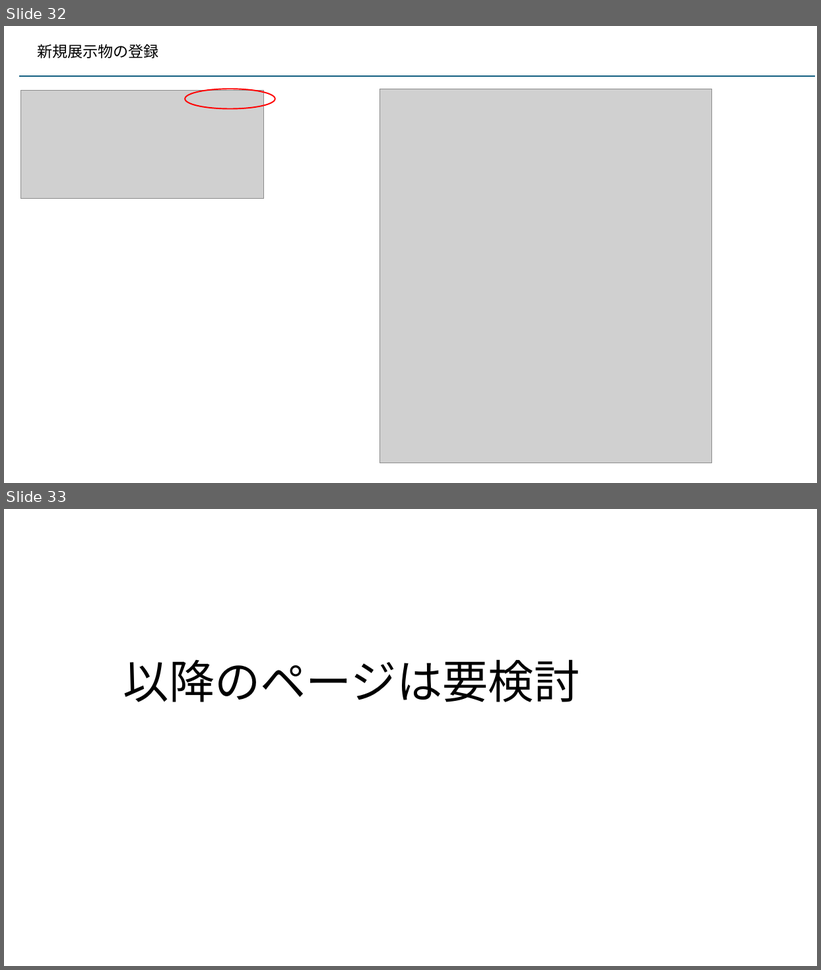
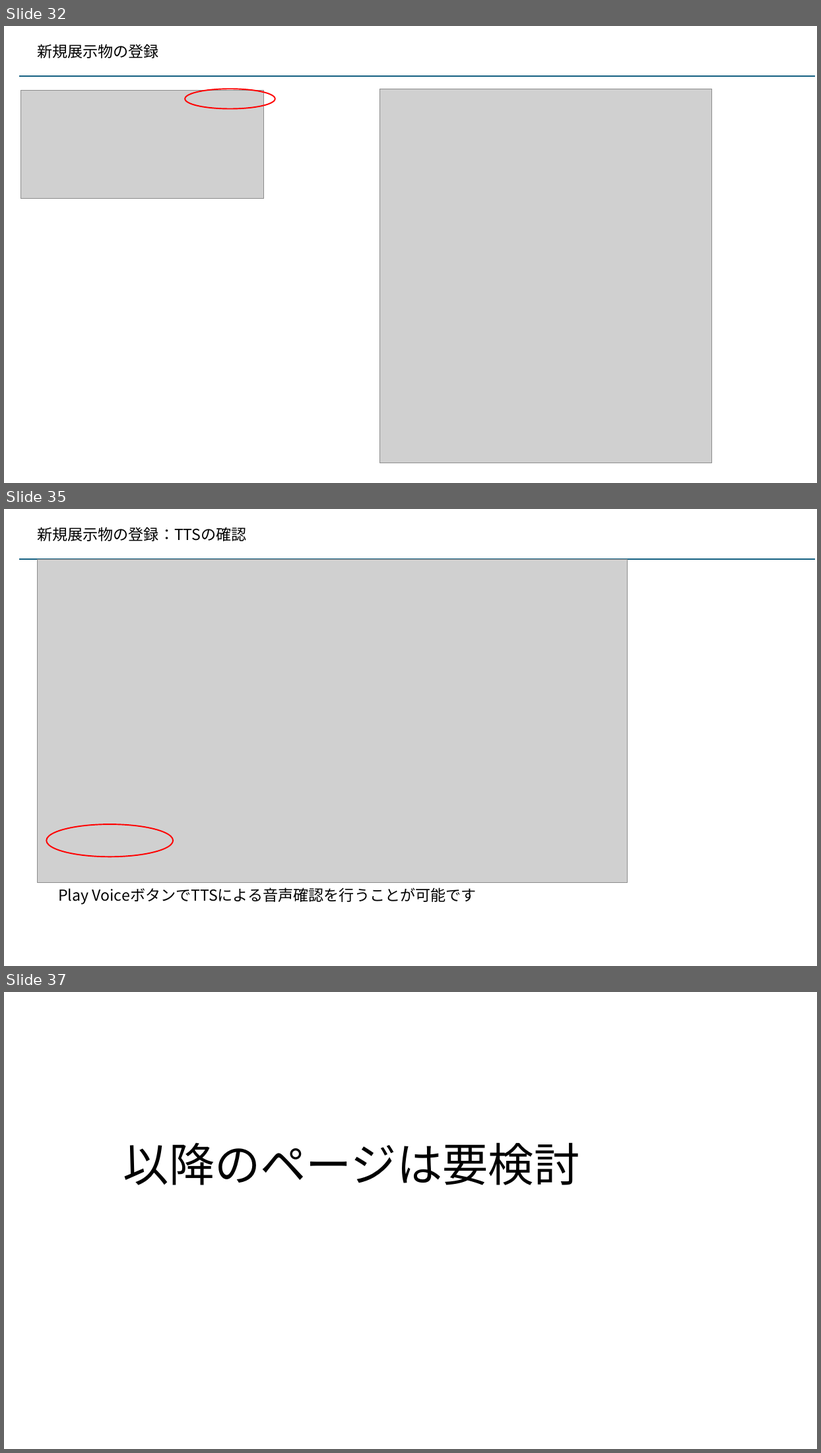
Before and after one commit to kaze-lab/museum_app_proj, a slide deck: 展示物アプリ仕様.pptx. Shown one above the other, each under a label of ours: slides 32 and 33 before the commit, slides 32, 35 and 37 after it; the slides between them are not shown. The pictures are 821x970 and 821x1453 pixels, drawn with LibreOffice and Linux fonts; fonts in the diff are those of the drawing; grey boxes stand for pictures. Boxes give left, top, right and bottom in pixels: in the first picture for what was removed or moved away, otherwise in the second. Text is boxed around its words. In the diff, an @@ line names an element or a change of style, - is before the commit and + after.

Commit message:
展示物削除用のゴミ箱設置前

```diff
--- a/展示物アプリ仕様.pptx
+++ b/展示物アプリ仕様.pptx
@@ slide 35 added at [4, 509, 817, 966], background #FFFFFF @@
@@ text added at [37, 527, 247, 541], 18 pt, text #000000 @@
+新規展示物の登録：TTSの確認
@@ line added from (19, 560) to (815, 560), #156082 1.5 pt @@
@@ picture added at [38, 560, 628, 883] @@
@@ ellipse added at [47, 824, 174, 857], outline #FF0000 1.5 pt @@
@@ text added at [58, 888, 477, 905], 18 pt, text #000000 @@
+Play VoiceボタンでTTSによる音声確認を行うことが可能です
@@ what was slide 33 is now slide 37 @@
```
Also in this commit, not shown: 3 other slides added, 1 other file.
